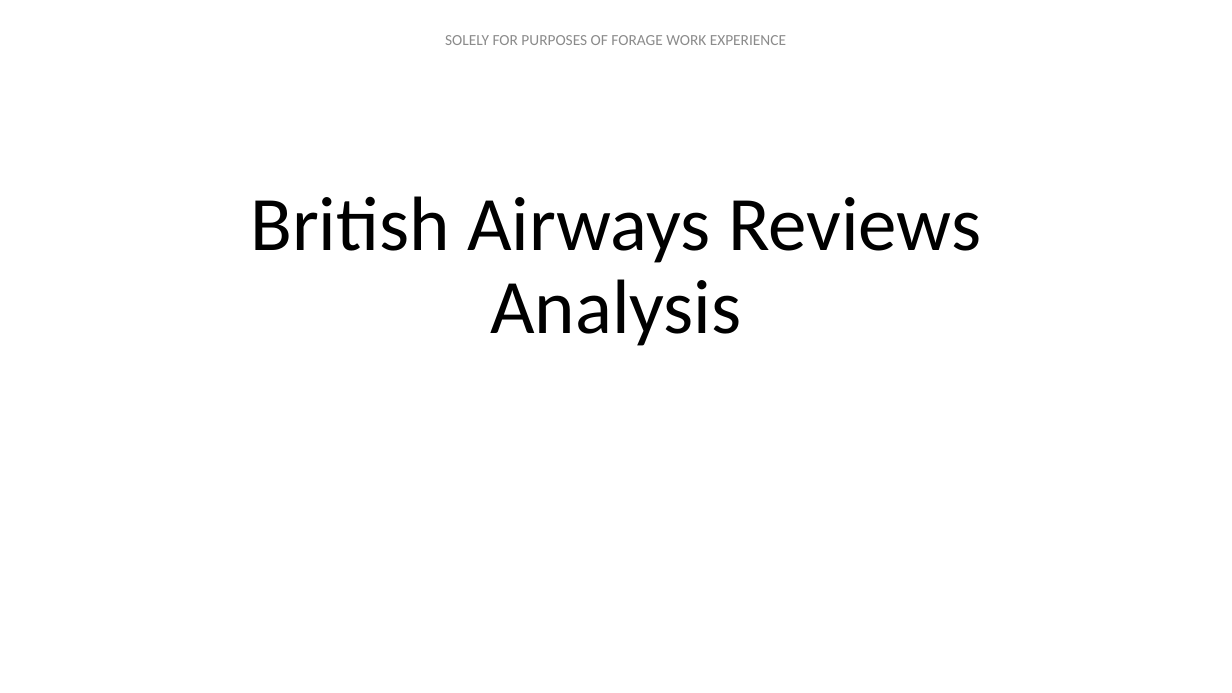
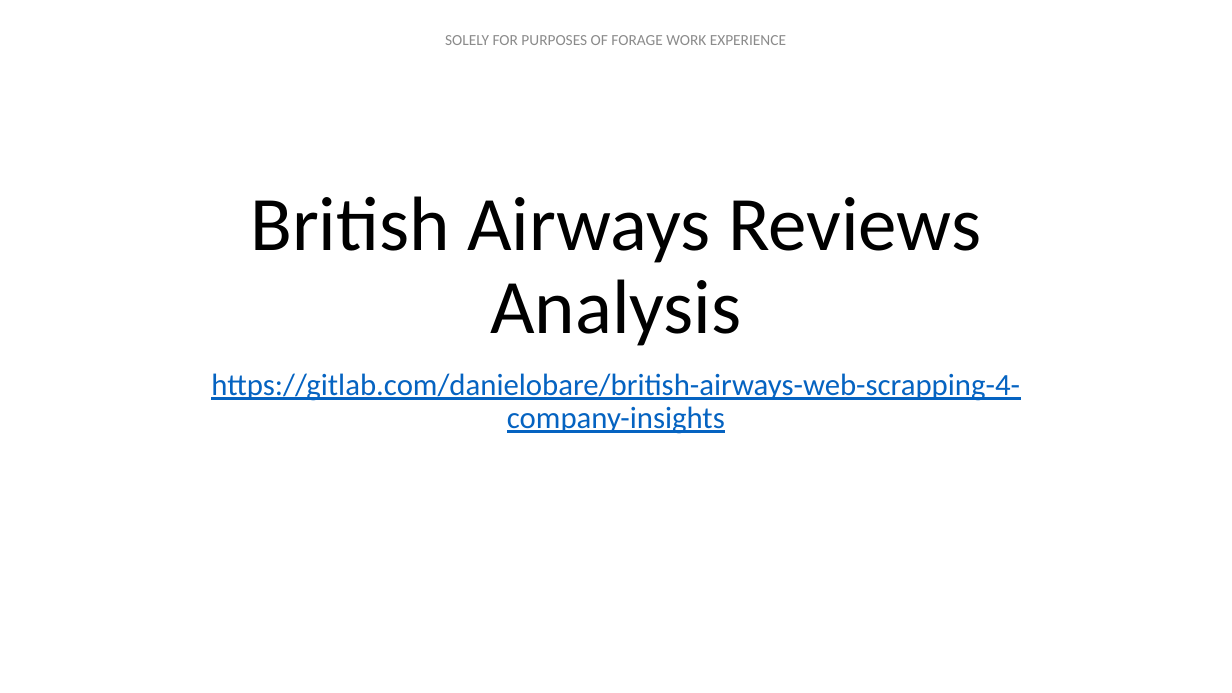
Before and after one commit to danielobare/british-airways-web-scrapping-4-company-insights, a slide deck: slide 1 of BA Review Analysis.pptx. Drawn at 1232x693 pixels with LibreOffice and Linux fonts; fonts in the diff are those of the drawing. Boxes give left, top, right and bottom in pixels: in the first picture for what was removed or moved away, otherwise in the second. Text is boxed around its words. In the diff, an @@ line names an element or a change of style, - is before the commit and + after.

Commit message:
added a link to the ppt

```diff
--- a/BA Review Analysis.pptx
+++ b/BA Review Analysis.pptx
@@ subtitle added at (x1=211, y1=373, x2=1020, y2=434), 24 pt, text #0563C1, underline @@
+https://gitlab.com/danielobare/british-airways-web-scrapping-4-company-insights
```
